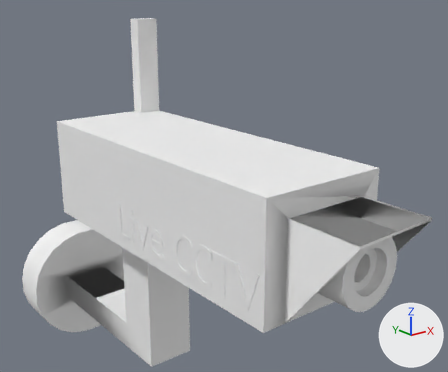
Two versions of the OBJ model assets/hint2-cctv.obj, one commit apart.
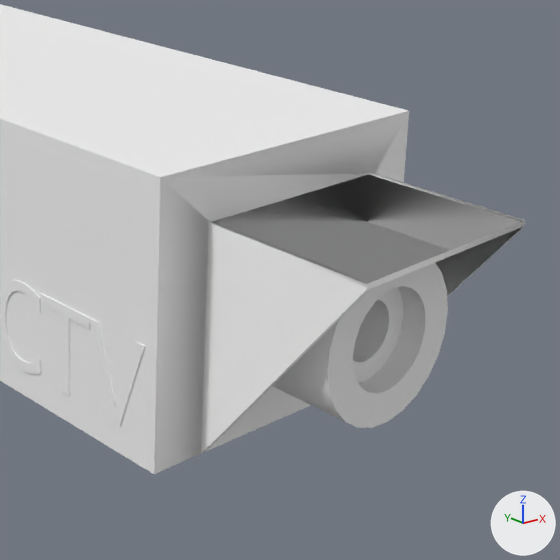
There are two pictures of each version: one whole from a camera (50 mm lens) standing at (-14.9, -27.5, 20.8) and looking at (5.8, -1.6, 10.5), one close up on the part from 43% to 100% of the width and 32% to 100% of the height. Arrows for +X, +Y and +Z are at lower right; the lights stay in place. Where no turn or scale is listed for an object, it has been applied to the vertices. Vertices at the same position are counted once.

Objects in the first close-up: 'hint2-cctv'.
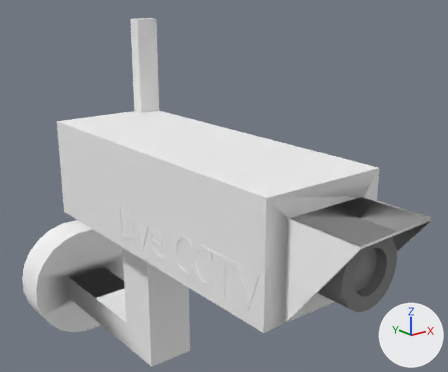
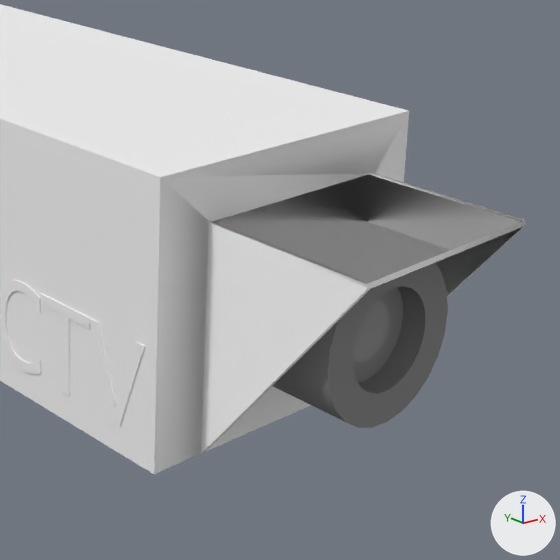
The newer file is also rescaled (x0.163), turned or shifted as a whole; pictures and numbers use the older file's frame.

Diff of the bpy script that builds the scene:
```diff
--- a/assets/hint2-cctv.obj.py
+++ b/assets/hint2-cctv.obj.py
@@ mat_color_m07 @@
+mat_color_m07 = principled_material('Color_M07')
+mat_color_m07.base_color = (0.227, 0.227, 0.227)  # grey #838383
+mat_color_m07.roughness = 1.0
@@ mat_translucent_glass_gray @@
+mat_translucent_glass_gray = principled_material('Translucent_Glass_Gray')
+mat_translucent_glass_gray.base_color = (0.502, 0.502, 0.502)  # grey #bcbcbc
+mat_translucent_glass_gray.roughness = 1.0
+mat_translucent_glass_gray.alpha = 0.5
@@ me_hint2_cctv @@
 # used by ob_hint2_cctv; location = (0.0, 0.0, 0.0)
-me_hint2_cctv.from_pydata(...)  # 1297 vertices, 1412 faces; spans x -0.7..7.2, y -15.0..13.8, z -3.5..19.2
+me_hint2_cctv.from_pydata(...)  # 1298 vertices, 1414 faces; spans x -0.7..7.2, y -15.0..13.8, z -3.5..19.2
+# me_hint2_cctv part 1
+# 105 faces are deleted
+# 31 vertices move within x 2.8..3.4, y -12.6..-11.6, z 10.2..10.8
+# 1 vertex is added at (3.7, -13.5, 10.3)
+# 42 new faces join them, mat_color_m07 (grey #838383)
+# 64 new faces join them, mat_color_m01 (white #f2f2f2)
+# 1 new face joins them, mat_translucent_glass_gray (grey #bcbcbc)
+# me_hint2_cctv part 2: 210 faces spanning x 1.5..4.8, y -14.0..-11.6, z 8.9..12.2 switch from mat_color_m01 (white #f2f2f2) to mat_color_m07 (grey #838383)
 me_hint2_cctv.materials.append(mat_frontcolor)
+me_hint2_cctv.materials.append(mat_translucent_glass_gray)  # grey #bcbcbc
```

Location of each change, (x1, y1, x2, y2) in pixels of the close-ups (560 x 560 px; the box of a moved part takes in the faces that stretch with it):
part 1 of me_hint2_cctv, moved or reshaped
    before: (360, 317, 403, 338)
    after: (353, 300, 403, 362)
part 2 of me_hint2_cctv, recoloured
    both: (273, 263, 448, 428)
